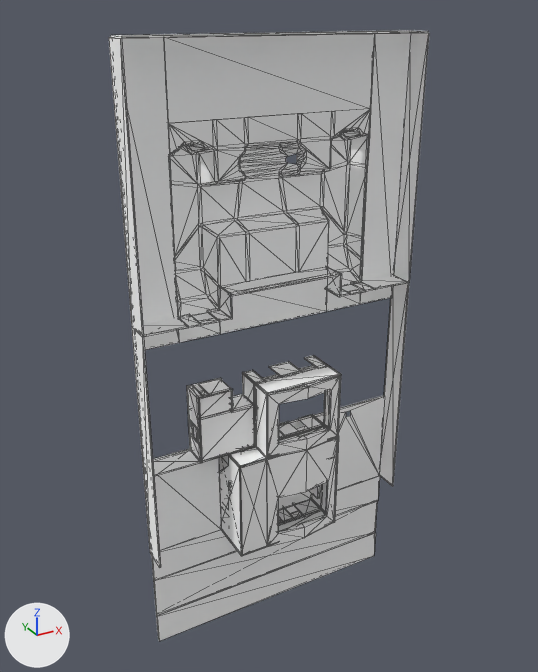
The glTF model assets/units/pd2_mod_hgs/mockup/mockup.glb, before and after one commit.
Before and after are seen from a 50 mm camera at (-63.7, -99.1, 67.3) aimed at (-9.0, 0.3, 17.6). Lighting does not change. The marker at lower left points along +X, +Y and +Z. Mesh edges are drawn as thin lines. Where no turn or scale is listed for an object, it has been applied to the vertices. Vertices at the same position are counted once.

Objects in the first picture: 'g_mkp'.
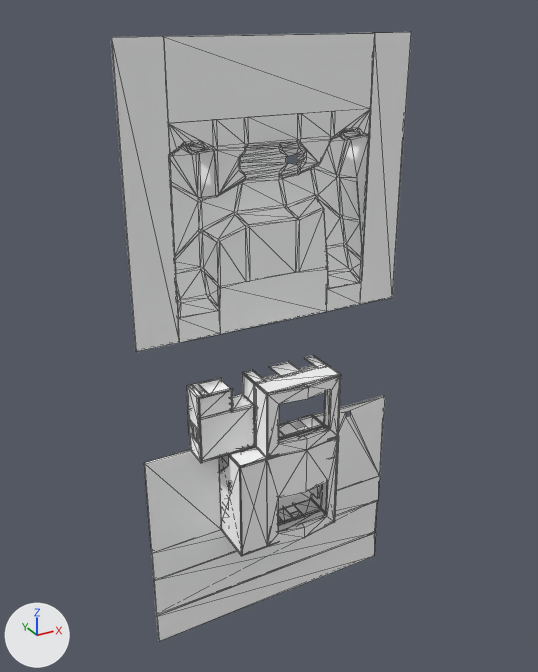
Location of each change, (x1, y1, x2, y2) in pixels of the pictures (538 x 672 px):
'g_mkp', reshaped (6% narrower): before (109, 30, 429, 641); after (111, 32, 411, 641)
part 1 of me_g_g, deleted: before (219, 272, 341, 319)
part 2 of me_g_g, deleted: before (380, 283, 409, 486)
part 3 of me_g_g, cut back: before (109, 30, 429, 568); after (176, 134, 370, 463)

What the commit changed:
me_g_g is used by ob_g_mkp; location (0.0, 0.0, 0.0).
me_g_g had 1119 vertices, 1878 faces and spanned x -32.3..16.3, y -9.0..4.0, z -38.0..64.2.
me_g_g now has 1016 vertices, 1678 faces and spans x -32.0..16.0, y -9.0..4.0, z -38.0..64.0.
me_g_g part 1: the loose piece of 15 vertices spanning x -18.0..2.0, y -4.0..0.5, z 24.0..28.0 is deleted.
me_g_g part 2: the loose piece of 8 vertices spanning x 16.0..16.2, y -4.0..0.5, z -18.0..24.0 is deleted.
Part 3, on me_g_g:
130 vertices are removed from x -32.3..16.3, y -4.0..4.0, z -18.0..64.2.
347 faces are deleted.
5 vertices in x -13.3..-12.7, y 0.0..3.7, z 35.7..36.9 move by (0.0, 0.0, 1.0).
4 vertices in x 2.1..3.3, y 0.3..4.0, z 35.8..36.9 move by (-1.0, 0.0, 2.0).
4 vertices in x -13.3..-3.7, y 4.0, z 45.0..45.2 move by (0.0, 0.0, -0.1).
3 vertices in x -19.3..-18.7, y 4.0, z 36.6..37.3 move by (0.0, 0.0, -0.9).
18 vertices move from x -19.3..9.0, y 0.0..4.0, z 31.7..44.4 to x -19.3..8.0, y 0.0..4.0, z 34.7..45.2.
50 vertices are added at x -18.9..8.0, y 0.0..4.0, z 35.1..45.3.
183 new faces join them.
